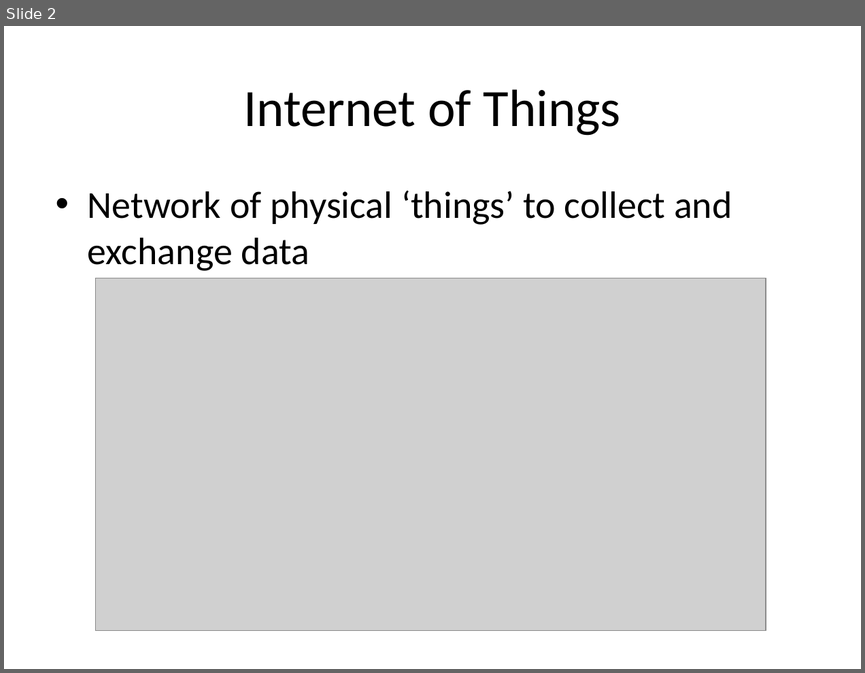
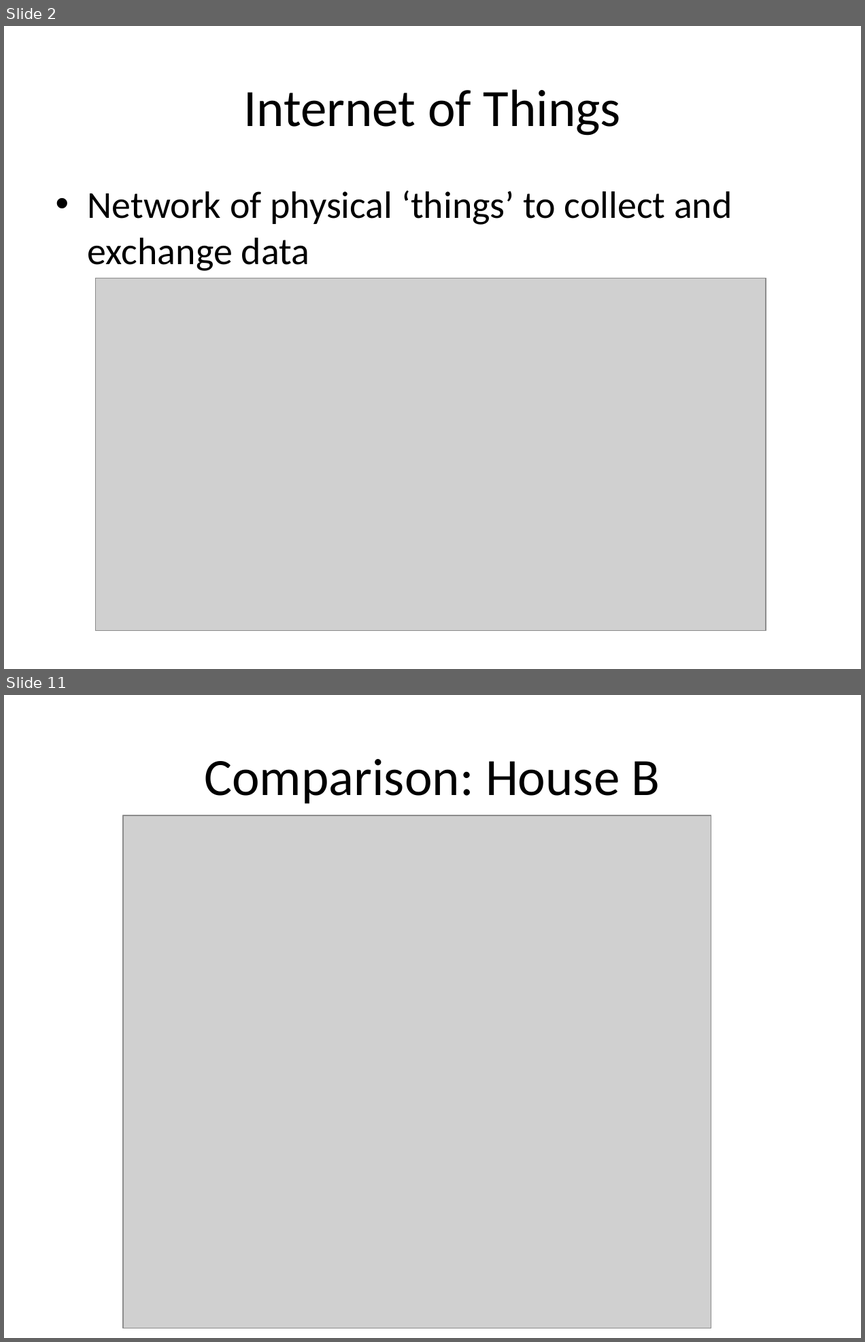
Before and after one commit to ppegusii/cs689-final, a slide deck: doc/slides.pptx. Shown one above the other, each under a label of ours: slide 2 before the commit, slides 2 and 11 after it; the slides between them are not shown. The pictures are 865x673 and 865x1342 pixels, drawn with LibreOffice and Linux fonts; fonts in the diff are those of the drawing; grey boxes stand for pictures. Boxes give left, top, right and bottom in pixels: in the first picture for what was removed or moved away, otherwise in the second. Text is boxed around its words. In the diff, an @@ line names an element or a change of style, - is before the commit and + after.

```diff
--- a/doc/slides.pptx
+++ b/doc/slides.pptx
@@ slide 11 added at box(4, 695, 861, 1338), background #FFFFFF @@
@@ title added at box(204, 759, 660, 804), 44 pt, text #000000 @@
+Comparison: House B
@@ picture added at box(123, 816, 711, 1328) @@
```
Also in this commit, not shown: 6 slides changed, 5 other slides added.
